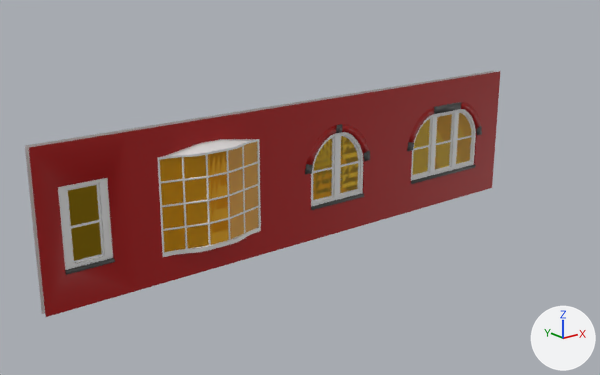
The Blender file rnc_source_files/American Buildings/American_Parts.blend as it was, and as the next commit left it.
One viewpoint serves both versions: a 50 mm camera at (-5.64, -15.42, 7.65) aimed at (7.3, 0.76, 1.19). The axes (+X, +Y, +Z) are drawn at lower right. The lights are the same throughout.

Objects in the first picture: '1_Frame_Window-1', '1_Frame_Window-2', '1_Frame_Window-3', '1_Frame_Window-4', '1_WindowsBroken_Window-2', '1_WindowsBroken_Window-3', '1_WindowsIntact_Window-1', '1_WindowsIntact_Window-4'.
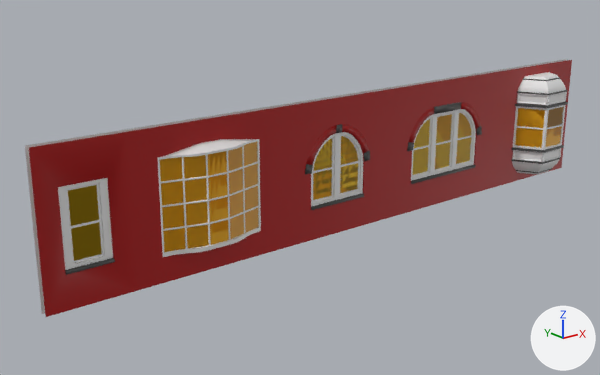
Pixel boxes (x1, y1, x2, y2) of what changed, in the pictures (600 x 375 px):
```json
{"object": "1_Frame_Window-5", "change": "added", "after": [492, 59, 572, 188], "faces in mat_bricks (its picture is missing)": [492, 60, 572, 188], "faces in mat_white_painted_wood (its picture is missing)": [512, 72, 567, 174], "faces in mat_dark_stone (its picture is missing)": [511, 77, 568, 173], "faces in mat_wallpaper (its picture is missing)": [495, 59, 567, 72]}
{"object": "1_WindowsBroken_Window-5", "change": "added", "after": [515, 107, 563, 147], "on screen": "brown"}
{"object": "1_WindowsIntact_Window-1", "change": "unchanged, covered by the edit", "before": [68, 185, 102, 261]}
{"object": "1_WindowsBroken_Window-1", "change": "unchanged, uncovered by the edit", "after": [68, 185, 102, 261]}
{"object": "1_WindowsBroken_Window-4", "change": "unchanged, uncovered by the edit", "after": [413, 113, 471, 175]}
{"object": "1_WindowsIntact_Window-4", "change": "unchanged, covered by the edit", "before": [413, 113, 471, 175]}
```

Scene script edits in JSON lines:
```json
{"op": "add", "block": "me_plane_015", "code": ["me_plane_015 = bpy.data.meshes.new('Plane.015')", "me_plane_015.from_pydata(...)  # 48 vertices, 12 faces; spans x 0.93..2.67, y -0.77..-0.05, z 1.21..2.39", "me_plane_015.materials.append(mat_windows_broken)  # its picture is missing"]}
{"op": "add", "block": "me_circle", "code": ["me_circle = bpy.data.meshes.new('Circle')", "me_circle.from_pydata(...)  # 418 vertices, 411 faces; spans x 0.0..3.6, y -0.86..0.2, z 0.0..3.6", "# faces by material slot: [285, 26, 52, 48]", "me_circle.materials.append(mat_white_painted_wood)  # its picture is missing", "me_circle.materials.append(mat_bricks)  # its picture is missing", "me_circle.materials.append(mat_wallpaper)  # its picture is missing", "me_circle.materials.append(mat_dark_stone)  # its picture is missing"]}
{"op": "add", "block": "ob_1_windowsbroken_window_5", "code": ["ob_1_windowsbroken_window_5 = bpy.data.objects.new('1_WindowsBroken_Window-5', me_plane_015)", "ob_1_windowsbroken_window_5.parent = ob_1_windows_window_5", "ob_1_windowsbroken_window_5.location = (0.0, 0.0, 0.0)"]}
{"op": "add", "block": "ob_1_windows_window_5", "code": ["ob_1_windows_window_5 = bpy.data.objects.new('1_Windows_Window-5', None)", "ob_1_windows_window_5.parent = ob_1_window_5", "ob_1_windows_window_5.location = (0.0, 0.0, 0.0)"]}
{"op": "add", "block": "ob_1_window_5", "code": ["ob_1_window_5 = bpy.data.objects.new('1_Window-5', None)", "ob_1_window_5.parent = ob_window_5", "ob_1_window_5.location = (0.0, 0.0, 0.0)"]}
{"op": "add", "block": "ob_window_5", "code": ["ob_window_5 = bpy.data.objects.new('Window-5', None)", "ob_window_5.location = (14.26, 0.0, 0.0)"]}
{"op": "add", "block": "ob_1_frame_window_5", "code": ["ob_1_frame_window_5 = bpy.data.objects.new('1_Frame_Window-5', me_circle)", "ob_1_frame_window_5.parent = ob_1_window_5", "ob_1_frame_window_5.location = (0.0, 0.0, 0.0)"]}
```
